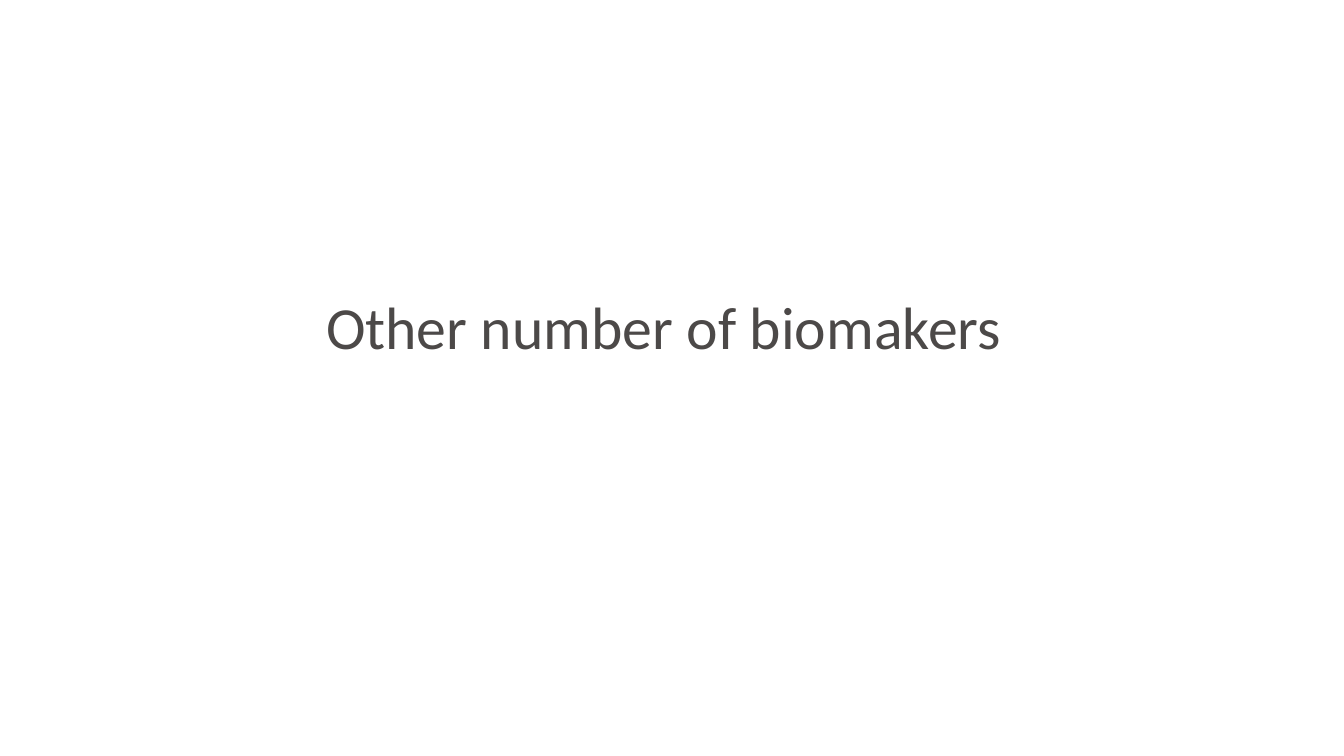
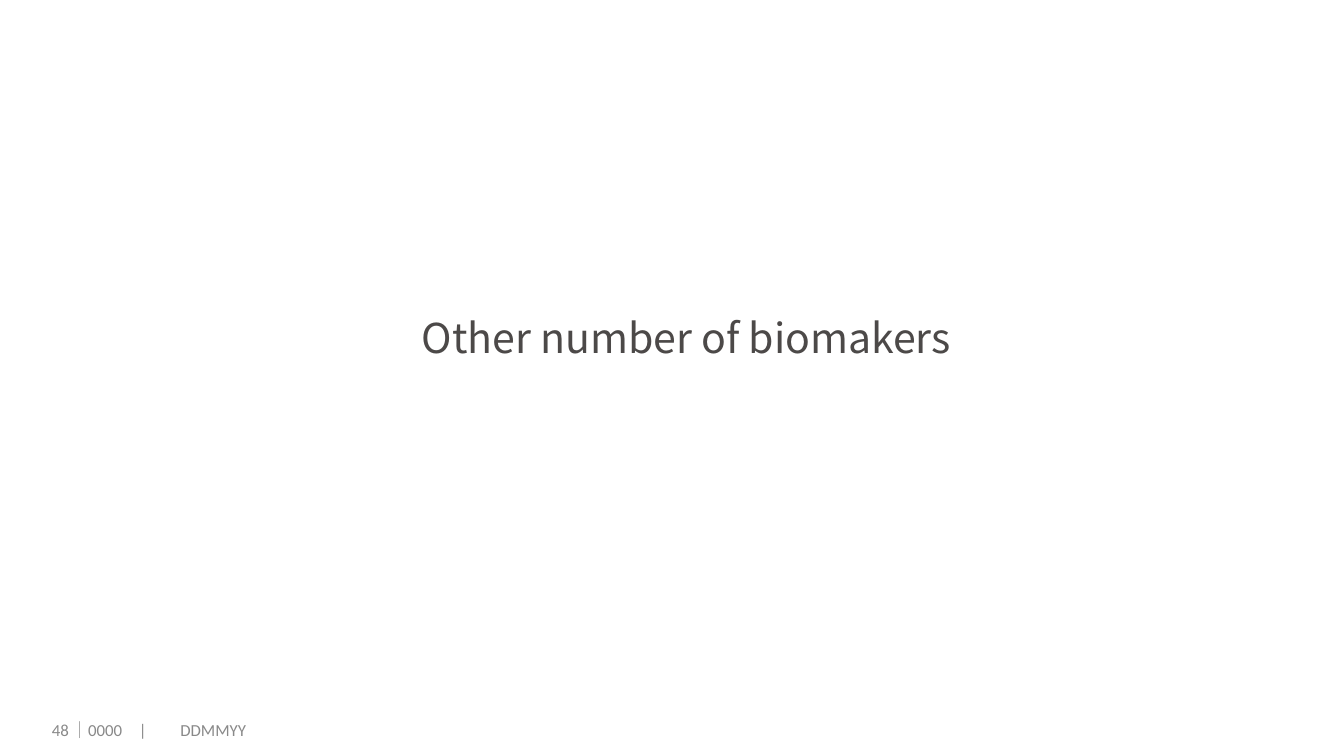
Before and after one commit to dengwx11/GroupLasso, a slide deck: slide 49 of manu & slides/Final.pptx (slide 41 before the commit). Drawn at 1344x756 pixels with LibreOffice and Linux fonts; fonts in the diff are those of the drawing; background and template pictures are left out. Boxes give left, top, right and bottom in pixels: in the first picture for what was removed or moved away, otherwise in the second. Text is boxed around its words. In the diff, an @@ line names an element or a change of style, - is before the commit and + after.

```diff
--- a/manu & slides/Final.pptx
+++ b/manu & slides/Final.pptx
@@ title "Other number of biomakers": place and size @@
-title "Other number of biomakers" at bbox=[326, 307, 1001, 350]
+title "Other number of biomakers" at bbox=[422, 320, 951, 354]
@@ title "Other number of biomakers" at bbox=[422, 320, 951, 354]: size 32 to 22 pt, font Calibri to Noto Sans CJK JP; indent changed; less space between paragraphs; vertical alignment top to middle @@
@@ page number added at bbox=[52, 724, 69, 736], 9 pt, text #898989 @@
+48
@@ text added at bbox=[71, 721, 246, 738], 9 pt, text #898989 @@
+｜0000 | DDMMYY
```
Also in this commit, not shown: 14 other slides changed, 11 slides added, 3 slides removed, 2 other files.
